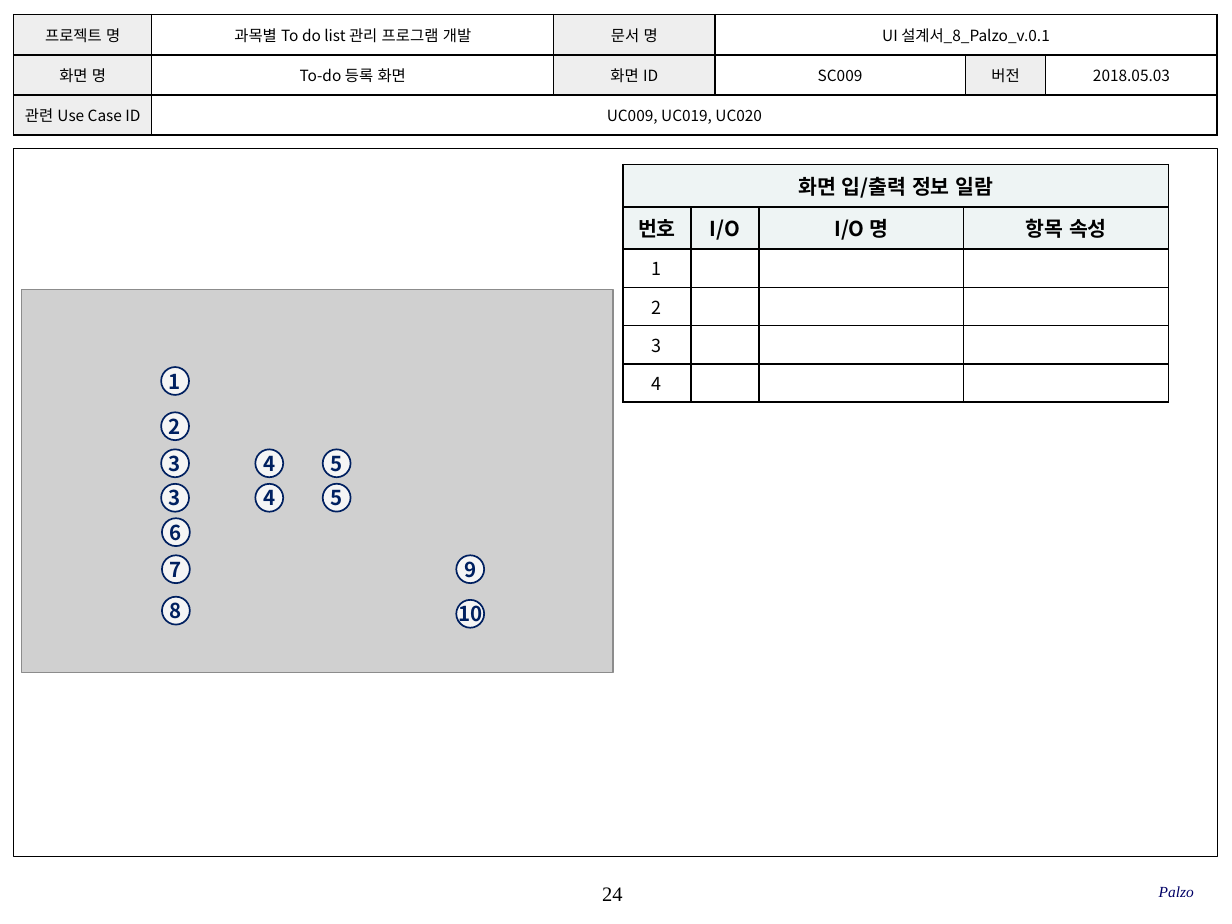
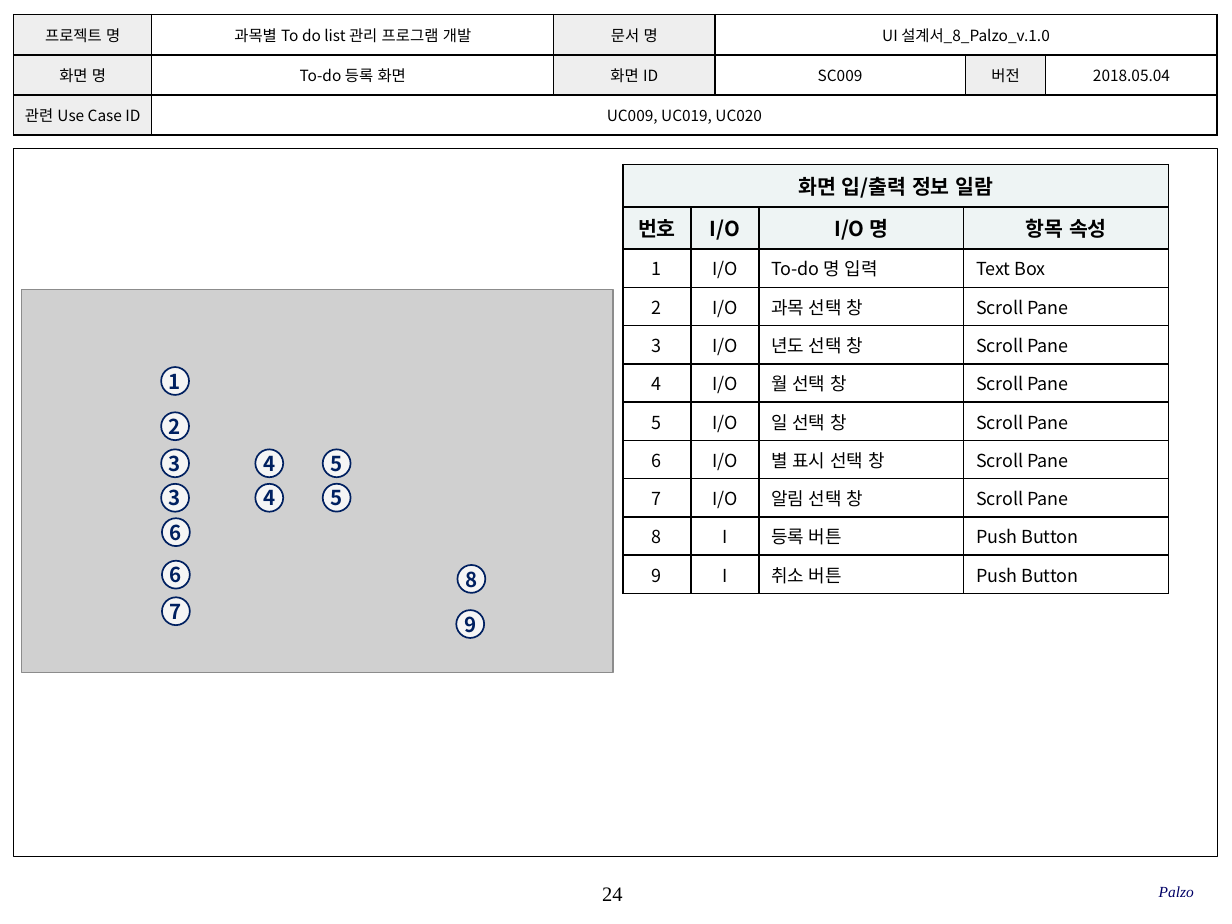
Before and after one commit to SMU-SE-Admin/18-1_8_PALZO_Doc, a slide deck: slide 24 of 03 설계/UI 설계서_8_Palzo.pptx. Drawn at 1232x924 pixels with LibreOffice and Linux fonts; fonts in the diff are those of the drawing; grey boxes stand for pictures; background and template pictures are left out. Boxes give left, top, right and bottom in pixels: in the first picture for what was removed or moved away, otherwise in the second. Text is boxed around its words. In the diff, an @@ line names an element or a change of style, - is before the commit and + after.

Commit message:
#1102 UI 설계서 작성
모든 항목 작성 완료

```diff
--- a/03 설계/UI 설계서_8_Palzo.pptx
+++ b/03 설계/UI 설계서_8_Palzo.pptx
@@ table at bbox=[14, 15, 1216, 136] @@
-row 1, column 4: UI 설계서_8_Palzo_v.0.1
+row 1, column 4: UI 설계서_8_Palzo_v.1.0
-row 2, column 6: 2018.05.03
+row 2, column 6: 2018.05.04
@@ table at bbox=[623, 165, 1168, 588] @@
-row 3: 1 |  |  | 
-row 4: 2 |  |  | 
-row 5: 3 |  |  | 
-row 6: 4 |  |  | 
+row 3: 1 | I/O | To-do 명 입력 | Text Box
+row 4: 2 | I/O | 과목 선택 창 | Scroll Pane
+row 5: 3 | I/O | 년도 선택 창 | Scroll Pane
+row 6: 4 | I/O | 월 선택 창 | Scroll Pane
+row 7: 5 | I/O | 일 선택 창 | Scroll Pane
+row 8: 6 | I/O | 별 표시 선택 창 | Scroll Pane
+row 9: 7 | I/O | 알림 선택 창 | Scroll Pane
+row 10: 8 | I | 등록 버튼 | Push Button
+row 11: 9 | I | 취소 버튼 | Push Button
@@ ellipse added at bbox=[161, 561, 190, 589], fill #FFFFFF at 80% opacity, outline #002060 1 pt, 12 pt, text #002060, bold @@
+6
@@ ellipse "8": place and size @@
-ellipse "8" at bbox=[161, 596, 190, 625]
+ellipse "8" at bbox=[457, 565, 485, 594]
@@ ellipse "7": place and size @@
-ellipse "7" at bbox=[161, 556, 190, 584]
+ellipse "7" at bbox=[161, 598, 190, 626]
@@ ellipse "9": place and size @@
-ellipse "9" at bbox=[456, 556, 484, 584]
+ellipse "9" at bbox=[456, 610, 484, 638]
@@ ellipse removed at bbox=[456, 600, 484, 628] @@
-10
```
Also in this commit, not shown: 36 other slides changed, 2 slides added.
